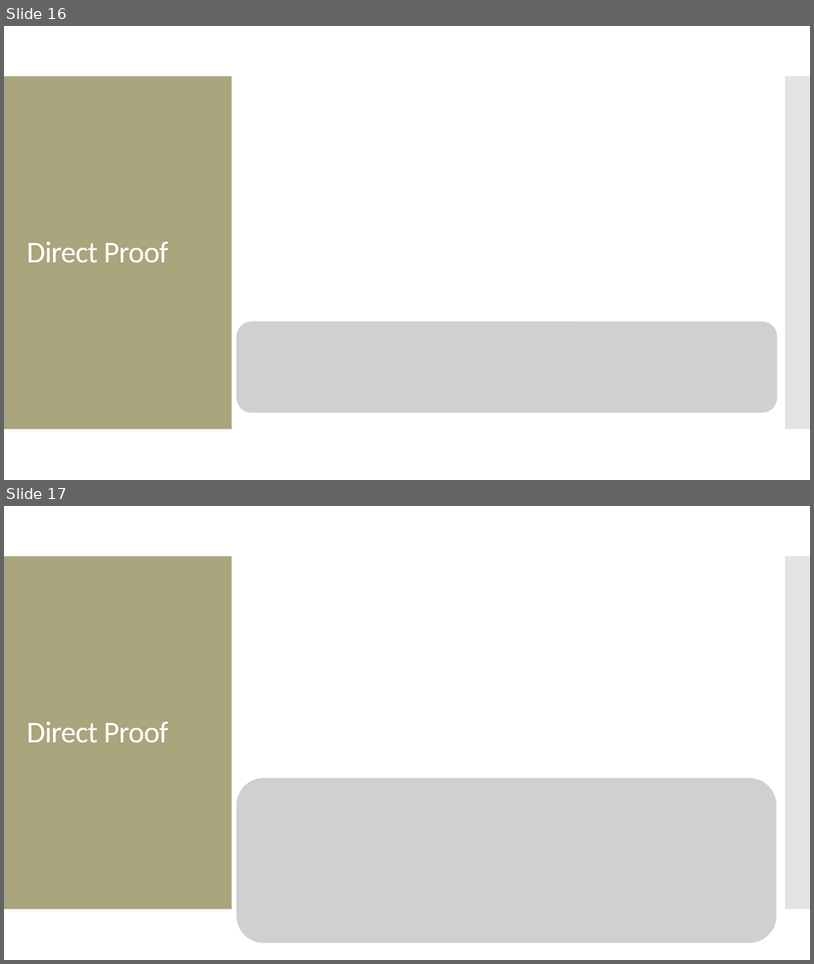
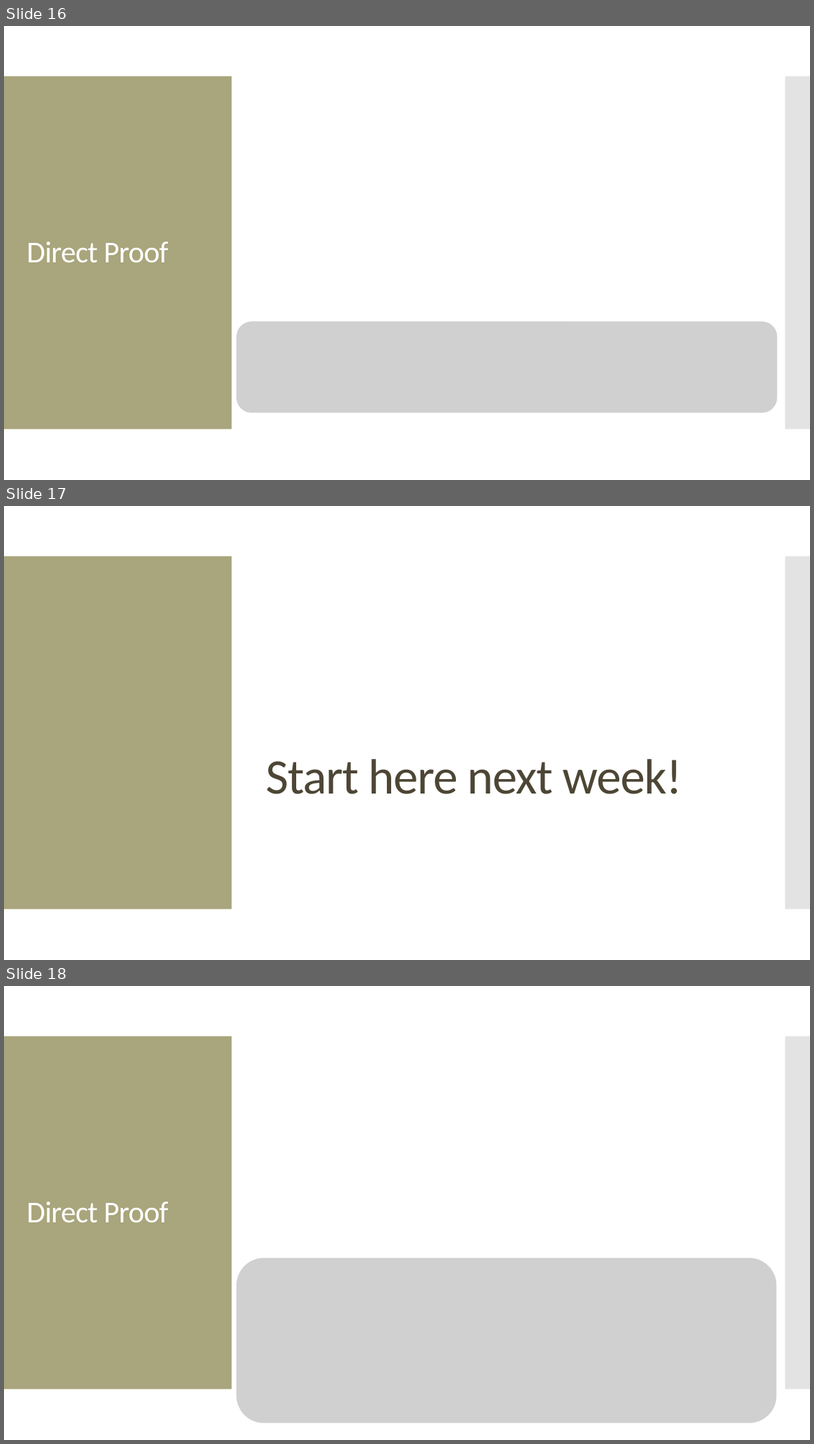
Before and after one commit to amosca01/MATH220-S24, a slide deck: slides/04-direct-contrapositive.pptx. Shown one above the other, each under a label of ours: slides 16 and 17 before the commit, slides 16, 17 and 18 after it. The pictures are 814x964 and 814x1444 pixels, drawn with LibreOffice and Linux fonts; fonts in the diff are those of the drawing; grey boxes stand for pictures. Boxes give left, top, right and bottom in pixels: in the first picture for what was removed or moved away, otherwise in the second. Text is boxed around its words. In the diff, an @@ line names an element or a change of style, - is before the commit and + after.

```diff
--- a/slides/04-direct-contrapositive.pptx
+++ b/slides/04-direct-contrapositive.pptx
@@ slide 17 added at (4, 506, 810, 960), background #FFFFFF; not listed: 2 template elements that a slide beside it also shows @@
@@ title added at (266, 759, 682, 794), 59 pt, text #4D4635 @@
+Start here next week!
@@ what was slide 17 is now slide 18 @@
```
Also in this commit, not shown: 5 other files.
